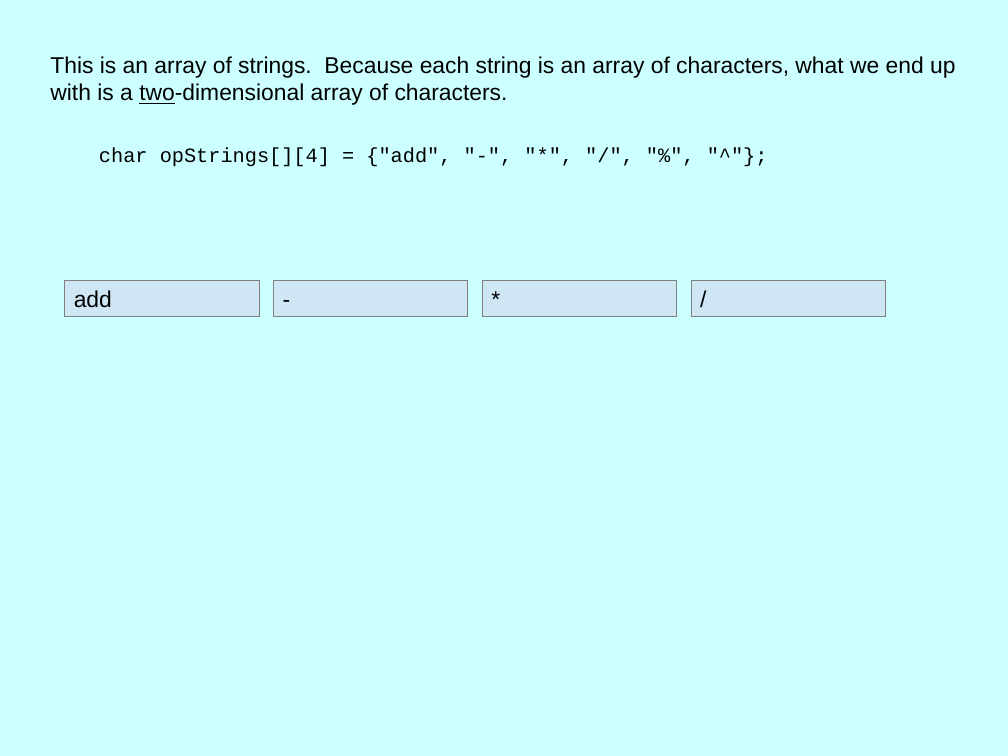
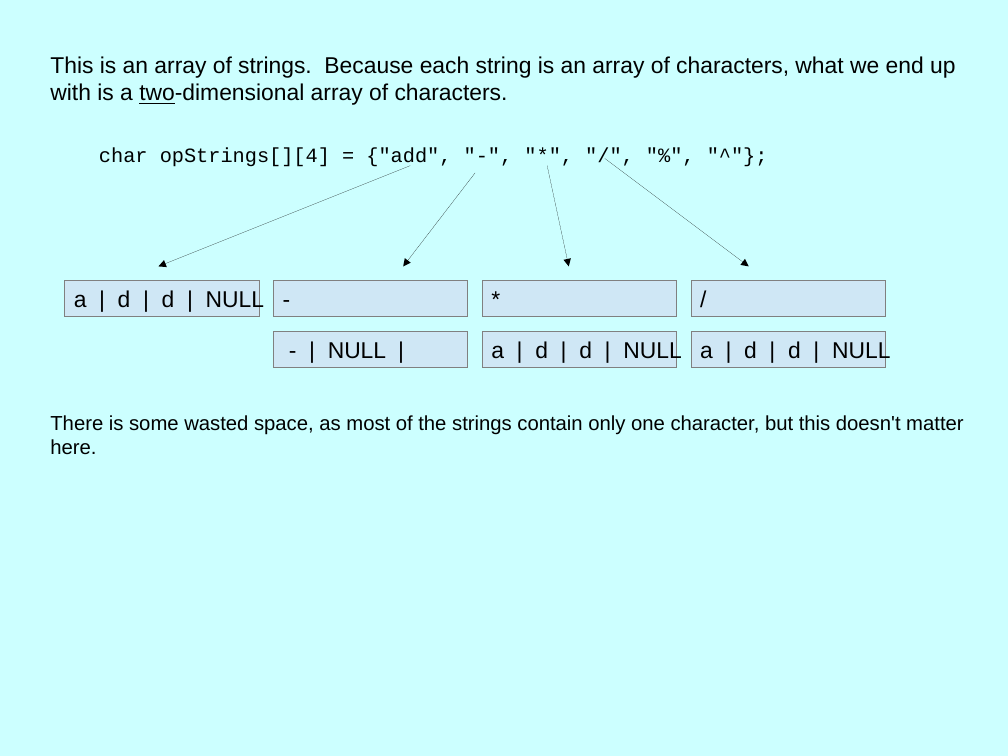
Before and after one commit to mark-woodrow/Tutoring-2, a slide deck: slide 6 of restart - draft second lesson - Sept 2016.odp. Drawn at 1008x756 pixels with LibreOffice and Linux fonts; fonts in the diff are those of the drawing. Boxes give left, top, right and bottom in pixels: in the first picture for what was removed or moved away, otherwise in the second. Text is boxed around its words. In the diff, an @@ line names an element or a change of style, - is before the commit and + after.

Commit message:
updating

```diff
--- a/restart - draft second lesson - Sept 2016.odp
+++ b/restart - draft second lesson - Sept 2016.odp
@@ arrow added from (411, 166) to (158, 266), #000000 0 pt @@
@@ arrow added from (476, 173) to (403, 266), #000000 0 pt @@
@@ arrow added from (547, 166) to (569, 266), #000000 0 pt @@
@@ arrow added from (605, 158) to (749, 266), #000000 0 pt @@
@@ text in rectangle at bbox=[74, 289, 264, 313]: text changed @@
-add
+a | d | d | NULL
@@ rectangle added at bbox=[273, 331, 468, 367], fill #CFE7F5, outline #808080 0 pt, 18 pt, text #000000 @@
+- | NULL |
@@ rectangle added at bbox=[483, 331, 678, 367], fill #CFE7F5, outline #808080 0 pt, 18 pt, text #000000 @@
+a | d | d | NULL
@@ rectangle added at bbox=[692, 331, 886, 367], fill #CFE7F5, outline #808080 0 pt, 18 pt, text #000000 @@
+a | d | d | NULL
@@ subtitle at bbox=[50, 415, 963, 455]: paragraph added @@
+There is some wasted space, as most of the strings contain only one character, but this doesn't matter here.
```
Also in this commit, not shown: 4 other slides changed.
